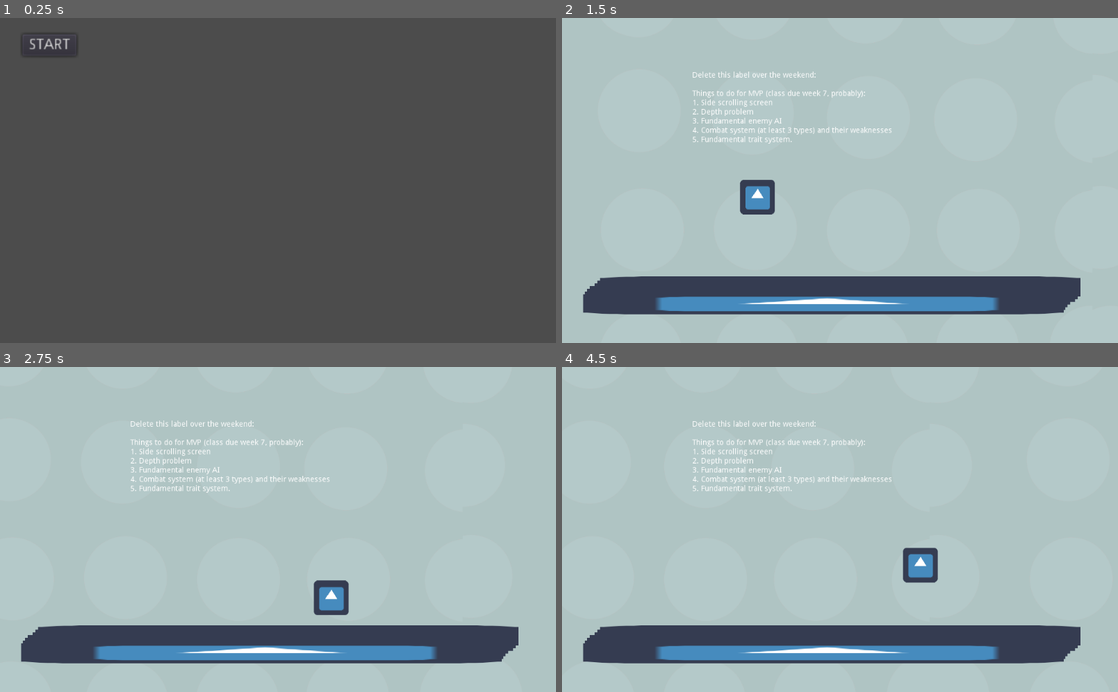
Above: before the commit, frames 1-4 (two rows, left to right).
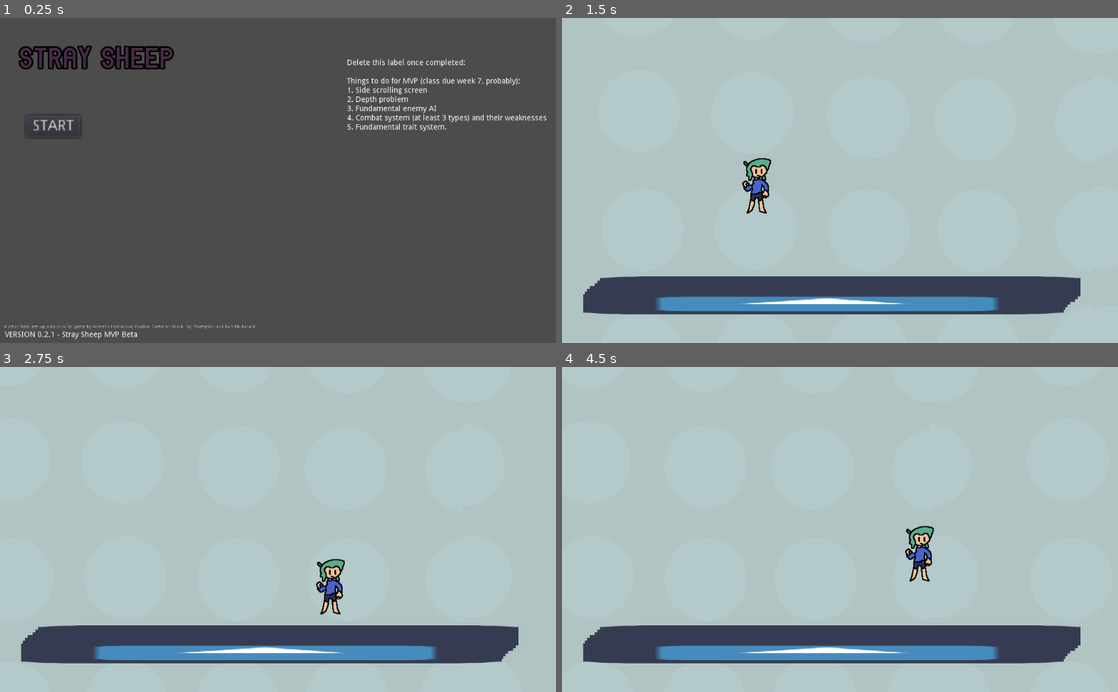
Above: after the commit, the same moments.

Repository: Camasamac/StraySheep
Game: Godot game, scene res://Title and Main Scenes/Main Menu.tscn
Two runs of this game, one before a commit and one after it. Both use one fixed random seed, a clock stepped at 60 frames per second and the inputs below. The engine's default icon, where the game draws it, is replaced by a stand-in: a white triangle on a blue panel in a dark square.
Inputs:
- Up to frame 1 (0.25 s): no input
- Up to frame 2 (1.5 s): click "START" at 0.5 s; hold D (ui_right) from 1.28 s (still down); hold Space (ui_jump) from 1.28 s (still down)
- Up to frame 3 (2.75 s): keep holding D (ui_right); release Space (ui_jump) at 2.03 s; tap Space (ui_jump) at 2.1, 2.27, 2.57 s
- Up to frame 4 (4.5 s): release D (ui_right) at 2.78 s; hold A (ui_left) 2.78-3.53 s; hold Space (ui_jump) 2.78-3.53 s; hold D (ui_right) from 3.53 s (still down); tap Space (ui_jump) at 3.6, 3.77, 4.07 s; hold Space (ui_jump) from 4.28 s (still down)

The runs differ from the first frame. In frame 1, 3.3% of the frame differs, in the area x 0-99%, y 5-99%; in frame 2, 1.8%; in frame 3, 1.8%; in frame 4, 1.9%.

Commit message:
26/08/23: Sprite Sheet installation for the player
a small update, but an update nonetheless. there are no more than 8 frames for the player. enemies may have more frames to be honest

I have also added text onto the main scene. Coming to week 7, I will be working on transitions for the game's scenes, and enemy AI.

Diff:
--- a/Assets/Player/2DPlayer.gd
+++ /dev/null
@@ -1,72 +0,0 @@
-extends KinematicBody2D
-
-const UP = Vector2(0,-1)
-
-onready var playernode = get_node("res://Assets/Player/2DPlayer.tscn")
-export(String) var scene_to_load
-
-var gravity = 50 # Gravity's strength.
-const movement_speed = 200 # Determines the base movement speed of the player.
-const maximum_jumpPower = -1000.0 # How much force used to make player high jump.
-const minimum_jumpPower = -600.0 # How much force used to make the player small jump.
-
-var velocity = Vector2()
-
-# Called when the node enters the scene tree for the first time.
-func _ready():
-	pass # Replace with function body.
-
-func _physics_process(delta):
-	velocity.y += gravity
-
-	# Player movement code for pressing 'left' and 'right'.
-	if Input.is_action_pressed("ui_left"):
-		velocity.x = -movement_speed
-	elif Input.is_action_pressed("ui_right"):
-		velocity.x = movement_speed
-	else:
-		velocity.x = 0
-
-	# As long as the player is touching a floor, they can jump using the space bar button.
-	if is_on_floor():
-		if Input.is_action_pressed("ui_jump"):
-			velocity.y = maximum_jumpPower
-
-	# This portion of the jumping code allows for the player to 'short hop'.
-	if Input.is_action_just_released("ui_jump") && velocity.y < 0:
-		velocity.y = 0
-
-	if Input.is_action_pressed("ui_up"):
-		print("go up")
-		#velocity.y -= 100
-		if Global.player_depth < 7:
-			Global.player_depth += 1
-			if Input.is_action_pressed("ui_up"):
-				set_collision_layer_bit(Global.player_depth + 1, true)
-				get_collision_layer_bit(Global.player_depth)
-			if Input.is_action_just_released("ui_up"):
-				set_collision_layer_bit(Global.player_depth + 1, false)
-				set_collision_layer_bit(Global.player_depth, true)
-				# what makes it so i can go down?!
-		if Global.player_depth == 7:
-			set_collision_layer_bit(7, true)
-		print(Global.player_depth)
-
-	if Input.is_action_pressed("ui_down"):
-		print("go down")
-		#velocity.y += 50
-		# The above code will allow the player to fly when they enable jumping, could be used later.
-		if Global.player_depth > 1:
-			Global.player_depth -= 1
-			if Input.is_action_pressed("ui_down"):
-				set_collision_layer_bit(Global.player_depth - 1, true)
-				get_collision_layer_bit(Global.player_depth)
-			if Input.is_action_just_released("ui_down"):
-				set_collision_layer_bit(Global.player_depth - 1, false)
-				set_collision_layer_bit(Global.player_depth, true)
-		if Global.player_depth == 1:
-			set_collision_layer_bit(1, true)
-		print(Global.player_depth)
-
-	#print(velocity.y)
-	move_and_slide(velocity , UP)
--- a/Assets/Player/2DPlayer.tscn
+++ /dev/null
@@ -1,34 +0,0 @@
-[gd_scene load_steps=5 format=2]
-
-[ext_resource path="res://Assets/Player/2DPlayer.gd" type="Script" id=1]
-[ext_resource path="res://Assets/Icons/icon.png" type="Texture" id=2]
-
-[sub_resource type="RectangleShape2D" id=1]
-extents = Vector2( 33.625, 32.375 )
-
-[sub_resource type="Animation" id=2]
-resource_name = "Idle"
-tracks/0/type = "value"
-tracks/0/path = NodePath("placeholder Sprite:frame_coords")
-tracks/0/interp = 1
-tracks/0/loop_wrap = true
-tracks/0/imported = false
-tracks/0/enabled = true
-tracks/0/keys = {
-"times": PoolRealArray(  ),
-"transitions": PoolRealArray(  ),
-"update": 0,
-"values": [  ]
-}
-
-[node name="Node2D" type="KinematicBody2D"]
-script = ExtResource( 1 )
-
-[node name="CollisionShape2D" type="CollisionShape2D" parent="."]
-shape = SubResource( 1 )
-
-[node name="placeholder Sprite" type="Sprite" parent="."]
-texture = ExtResource( 2 )
-
-[node name="AnimationPlayer" type="AnimationPlayer" parent="."]
-anims/Idle = SubResource( 2 )
--- a/Game Scenes/TEST_Main Zone.tscn
+++ b/Game Scenes/TEST_Main Zone.tscn
@@ -1,7 +1,7 @@
 [gd_scene load_steps=6 format=2]
 
 [ext_resource path="res://Assets/Icons/icon.png" type="Texture" id=1]
-[ext_resource path="res://Assets/Player/2DPlayer.tscn" type="PackedScene" id=2]
+[ext_resource path="res://Player/2DPlayer.tscn" type="PackedScene" id=2]
 [ext_resource path="res://Pause Menu/PauseMenu.tscn" type="PackedScene" id=3]
 [ext_resource path="res://User Interface Additions/ScrollingBackground.tscn" type="PackedScene" id=4]
 
@@ -167,17 +167,3 @@
 visible = false
 
 [node name="ParallaxBackground" parent="." instance=ExtResource( 4 )]
-
-[node name="Label" type="Label" parent="."]
-margin_left = 240.0
-margin_top = 99.0
-margin_right = 280.0
-margin_bottom = 113.0
-text = "Delete this label over the weekend:
-
-Things to do for MVP (class due week 7, probably):
-1. Side scrolling screen
-2. Depth problem
-3. Fundamental enemy AI
-4. Combat system (at least 3 types) and their weaknesses
-5. Fundamental trait system."
--- a/Player/2DPlayer.gd
+++ b/Player/2DPlayer.gd
@@ -18,14 +18,22 @@
 
 func _physics_process(delta):
 	velocity.y += gravity
+	var isMoving: bool = false
 
 	# Player movement code for pressing 'left' and 'right'.
 	if Input.is_action_pressed("ui_left"):
 		velocity.x = -movement_speed
+		$AnimationPlayer.stop("Idle")
+		isMoving = true
 	elif Input.is_action_pressed("ui_right"):
 		velocity.x = movement_speed
+		$AnimationPlayer.stop("Idle")
+		isMoving = true
 	else:
 		velocity.x = 0
+
+	if(!isMoving):
+		$AnimationPlayer.play("Idle")
 
 	# As long as the player is touching a floor, they can jump using the space bar button.
 	if is_on_floor():
--- a/Player/2DPlayer.tscn
+++ b/Player/2DPlayer.tscn
@@ -1,34 +1,123 @@
 [gd_scene load_steps=5 format=2]
 
-[ext_resource path="res://Assets/Player/2DPlayer.gd" type="Script" id=1]
-[ext_resource path="res://Assets/Icons/icon.png" type="Texture" id=2]
+[ext_resource path="res://Assets/Player/apollo sprite v2-Sheet2.png" type="Texture" id=2]
+
+[sub_resource type="GDScript" id=3]
+script/source = "extends KinematicBody2D
+
+const UP = Vector2(0,-1)
+
+onready var playernode = get_node(\"res://Assets/Player/2DPlayer.tscn\")
+export(String) var scene_to_load
+
+var gravity = 50 # Gravity's strength.
+const movement_speed = 200 # Determines the base movement speed of the player.
+const maximum_jumpPower = -1000.0 # How much force used to make player high jump.
+const minimum_jumpPower = -600.0 # How much force used to make the player small jump.
+
+var velocity = Vector2()
+
+# Called when the node enters the scene tree for the first time.
+func _ready():
+	pass # Replace with function body.
+
+func _physics_process(delta):
+	velocity.y += gravity
+	var isMoving: bool = false
+
+	# Player movement code for pressing 'left' and 'right'.
+	if Input.is_action_pressed(\"ui_left\"):
+		velocity.x = -movement_speed
+		$AnimationPlayer.stop()
+		isMoving = true
+	elif Input.is_action_pressed(\"ui_right\"):
+		velocity.x = movement_speed
+		$AnimationPlayer.stop()
+		isMoving = true
+	else:
+		velocity.x = 0
+
+	if(!isMoving):
+		$AnimationPlayer.play(\"Idle\")
+
+	# As long as the player is touching a floor, they can jump using the space bar button.
+	if is_on_floor():
+		if Input.is_action_pressed(\"ui_jump\"):
+			velocity.y = maximum_jumpPower
+			isMoving = true
+
+	# This portion of the jumping code allows for the player to 'short hop'.
+	if Input.is_action_just_released(\"ui_jump\") && velocity.y < 0:
+		velocity.y = 0
+
+	if Input.is_action_pressed(\"ui_up\"):
+		print(\"go up\")
+		#velocity.y -= 100
+		if Global.player_depth < 7:
+			Global.player_depth += 1
+			if Input.is_action_pressed(\"ui_up\"):
+				set_collision_layer_bit(Global.player_depth + 1, true)
+				get_collision_layer_bit(Global.player_depth)
+			if Input.is_action_just_released(\"ui_up\"):
+				set_collision_layer_bit(Global.player_depth + 1, false)
+				set_collision_layer_bit(Global.player_depth, true)
+				# what makes it so i can go down?!
+		if Global.player_depth == 7:
+			set_collision_layer_bit(7, true)
+		print(Global.player_depth)
+
+	if Input.is_action_pressed(\"ui_down\"):
+		print(\"go down\")
+		#velocity.y += 50
+		# The above code will allow the player to fly when they enable jumping, could be used later.
+		if Global.player_depth > 1:
+			Global.player_depth -= 1
+			if Input.is_action_pressed(\"ui_down\"):
+				set_collision_layer_bit(Global.player_depth - 1, true)
+				get_collision_layer_bit(Global.player_depth)
+			if Input.is_action_just_released(\"ui_down\"):
+				set_collision_layer_bit(Global.player_depth - 1, false)
+				set_collision_layer_bit(Global.player_depth, true)
+		if Global.player_depth == 1:
+			set_collision_layer_bit(1, true)
+		print(Global.player_depth)
+
+	#print(velocity.y)
+	move_and_slide(velocity , UP)
+"
 
 [sub_resource type="RectangleShape2D" id=1]
-extents = Vector2( 33.625, 32.375 )
+extents = Vector2( 24.8516, 52.0938 )
 
 [sub_resource type="Animation" id=2]
 resource_name = "Idle"
+length = 0.8
+loop = true
 tracks/0/type = "value"
-tracks/0/path = NodePath("placeholder Sprite:frame_coords")
+tracks/0/path = NodePath("Player Sprite:frame")
 tracks/0/interp = 1
 tracks/0/loop_wrap = true
 tracks/0/imported = false
 tracks/0/enabled = true
 tracks/0/keys = {
-"times": PoolRealArray(  ),
-"transitions": PoolRealArray(  ),
-"update": 0,
-"values": [  ]
+"times": PoolRealArray( 0, 0.2, 0.4, 0.6 ),
+"transitions": PoolRealArray( 1, 1, 1, 1 ),
+"update": 1,
+"values": [ 0, 4, 6, 4 ]
 }
 
 [node name="Node2D" type="KinematicBody2D"]
-script = ExtResource( 1 )
+script = SubResource( 3 )
 
 [node name="CollisionShape2D" type="CollisionShape2D" parent="."]
+position = Vector2( 0, -6 )
 shape = SubResource( 1 )
 
-[node name="placeholder Sprite" type="Sprite" parent="."]
+[node name="Player Sprite" type="Sprite" parent="."]
+position = Vector2( 0, -7 )
 texture = ExtResource( 2 )
+hframes = 9
+vframes = 3
 
 [node name="AnimationPlayer" type="AnimationPlayer" parent="."]
 anims/Idle = SubResource( 2 )
--- a/Title and Main Scenes/Main Menu.tscn
+++ b/Title and Main Scenes/Main Menu.tscn
@@ -1,14 +1,21 @@
-[gd_scene load_steps=2 format=2]
+[gd_scene load_steps=4 format=2]
 
 [ext_resource path="res://Scripts/SceneChange.gd" type="Script" id=1]
+[ext_resource path="res://Fonts/arial_narrow_7/arial_narrow_7.ttf" type="DynamicFontData" id=2]
+
+[sub_resource type="DynamicFont" id=1]
+size = 55
+outline_size = 3
+outline_color = Color( 0, 0, 0, 1 )
+font_data = ExtResource( 2 )
 
 [node name="Node2D" type="Node2D"]
 
 [node name="VBoxContainer" type="VBoxContainer" parent="."]
-margin_left = 41.0
-margin_top = 30.0
-margin_right = 91.0
-margin_bottom = 50.0
+margin_left = 48.0
+margin_top = 180.0
+margin_right = 98.0
+margin_bottom = 200.0
 rect_scale = Vector2( 2, 2 )
 
 [node name="StartButton" type="Button" parent="VBoxContainer"]
@@ -18,4 +25,42 @@
 script = ExtResource( 1 )
 scene_to_load = "res://Game Scenes/TEST_Main Zone.tscn"
 
+[node name="Title" type="Label" parent="."]
+margin_left = 37.0
+margin_top = 53.0
+margin_right = 323.0
+margin_bottom = 104.0
+custom_colors/font_color = Color( 0.286275, 0.168627, 0.27451, 1 )
+custom_fonts/font = SubResource( 1 )
+text = "STRAY SHEEP"
+
+[node name="Informative Text" type="Label" parent="."]
+margin_left = 7.0
+margin_top = 566.0
+margin_right = 778.0
+margin_bottom = 580.0
+rect_scale = Vector2( 0.6, 0.6 )
+text = "A small beat-em-up side-scroller game by Artemis Interactive Studios, Cameron Black, Taj Thompson and Kurt Mcdonald"
+
+[node name="Version Text" type="Label" parent="."]
+margin_left = 9.0
+margin_top = 578.0
+margin_right = 494.0
+margin_bottom = 592.0
+text = "VERSION 0.2.1 - Stray Sheep MVP Beta"
+
+[node name="temporary text" type="Label" parent="."]
+margin_left = 639.0
+margin_top = 76.0
+margin_right = 1007.0
+margin_bottom = 209.0
+text = "Delete this label once completed:
+
+Things to do for MVP (class due week 7, probably):
+1. Side scrolling screen
+2. Depth problem
+3. Fundamental enemy AI
+4. Combat system (at least 3 types) and their weaknesses
+5. Fundamental trait system."
+
 [connection signal="pressed" from="VBoxContainer/StartButton" to="VBoxContainer/StartButton" method="_on_Button_pressed"]
Binary file added: Assets/Player/apollo sprite v2-Sheet2.png
Not shown, added: Assets/Player/apollo sprite v2-Sheet2.png.import
